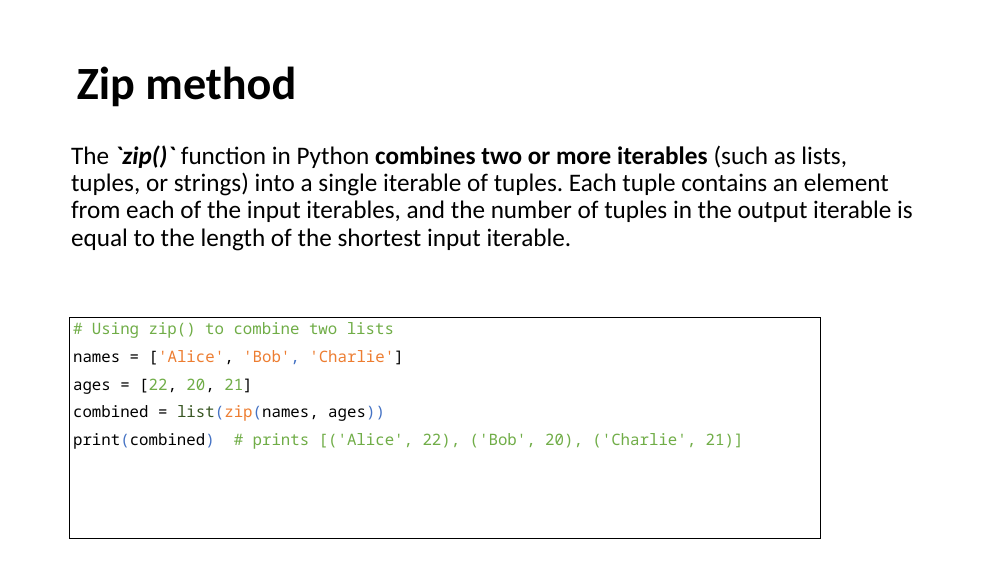
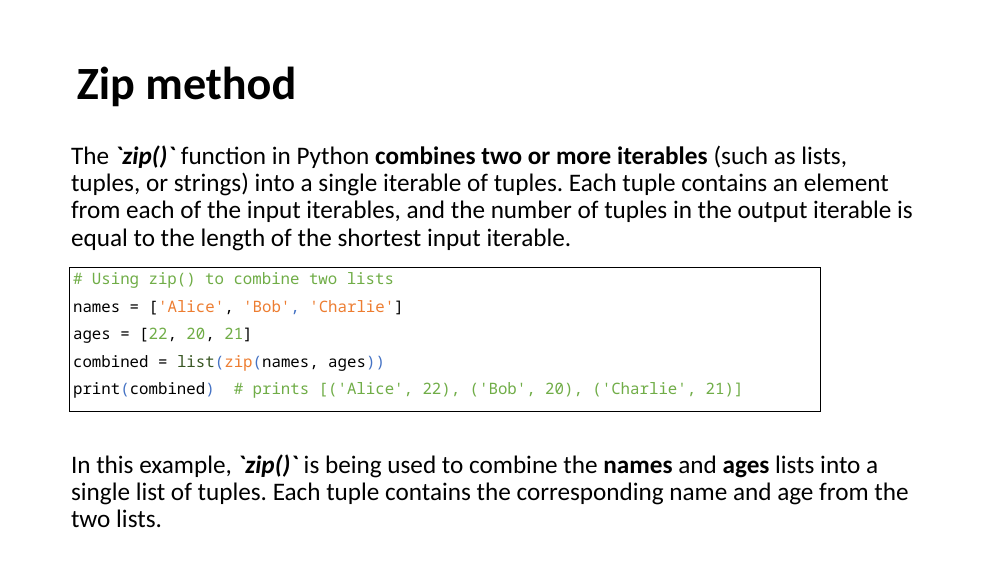
Before and after one commit to UCLL-PR2/exercises, a slide deck: slide 16 of 03-iterable/programming2_iterable.pptx. Drawn at 1008x567 pixels with LibreOffice and Linux fonts; fonts in the diff are those of the drawing. Boxes give left, top, right and bottom in pixels: in the first picture for what was removed or moved away, otherwise in the second. Text is boxed around its words. In the diff, an @@ line names an element or a change of style, - is before the commit and + after.

```diff
--- a/03-iterable/programming2_iterable.pptx
+++ b/03-iterable/programming2_iterable.pptx
@@ rectangle "# Using zip() to combine ...": place and size @@
-rectangle "# Using zip() to combine ..." at [70, 318, 820, 538]
+rectangle "# Using zip() to combine ..." at [70, 268, 820, 412]
@@ text at [71, 454, 908, 528]: paragraph added @@
+  In this example, `zip()` is being used to combine the names and ages lists into a single list of tuples. Each tuple contains the corresponding name and age from the two lists.
```
Also in this commit, not shown: 3 other slides changed, 1 slide added.
